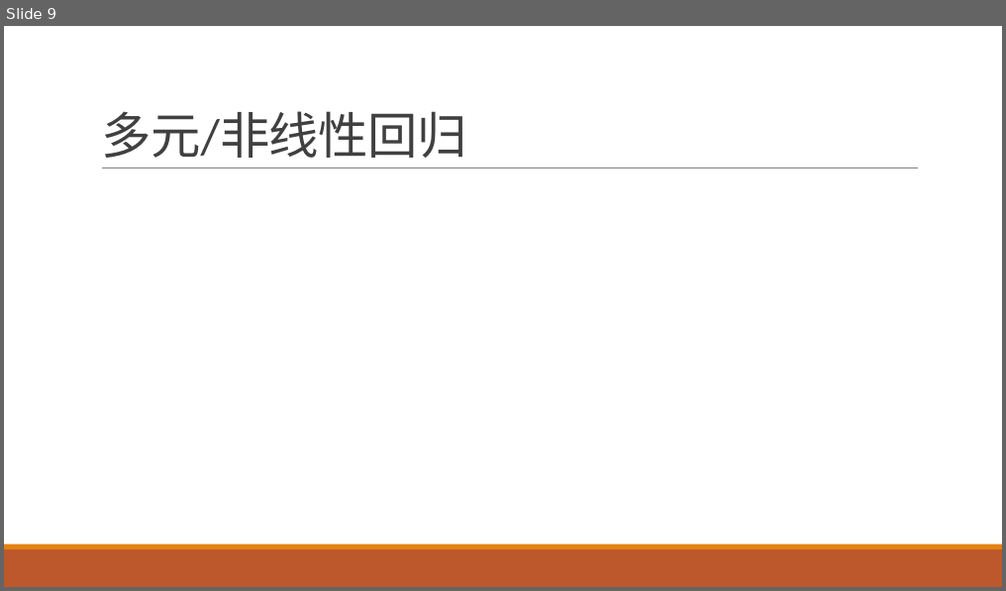
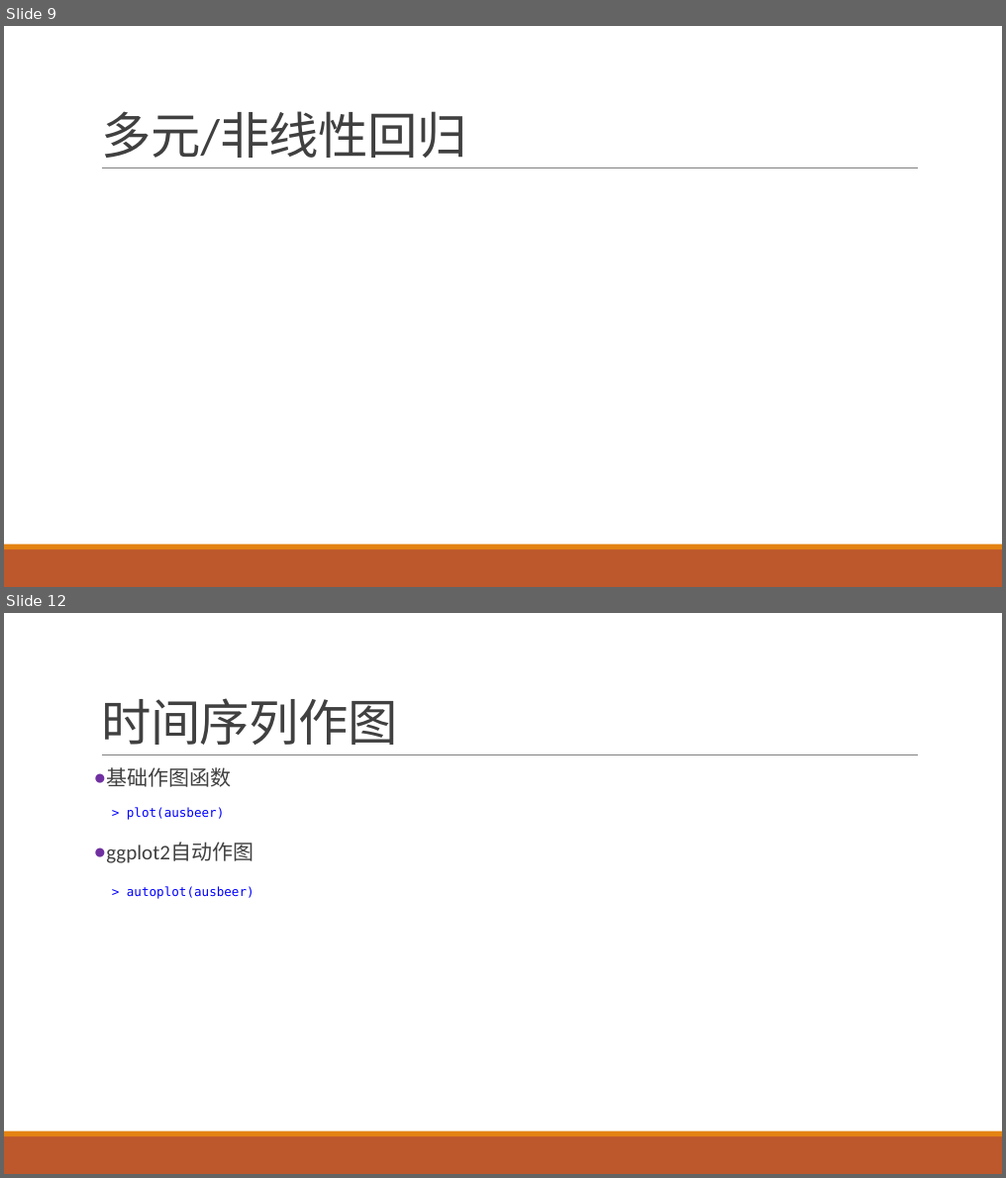
Before and after one commit to exoplanetX/DataAnalytics, a slide deck: 实验-7-预测.pptx. Shown one above the other, each under a label of ours: slide 9 before the commit, slides 9 and 12 after it; the slides between them are not shown. The pictures are 1006x591 and 1006x1178 pixels, drawn with LibreOffice and Linux fonts; fonts in the diff are those of the drawing. Boxes give left, top, right and bottom in pixels: in the first picture for what was removed or moved away, otherwise in the second. Text is boxed around its words. In the diff, an @@ line names an element or a change of style, - is before the commit and + after.

```diff
--- a/实验-7-预测.pptx
+++ b/实验-7-预测.pptx
@@ slide 12 added at (4, 613, 1002, 1174), background #FFFFFF; not listed: 3 template elements that a slide beside it also shows @@
@@ title added at (101, 698, 398, 745), 48 pt, text #404040 @@
+时间序列作图
@@ text added at (106, 767, 253, 863), 20 pt, text #404040 @@
+● 基础作图函数
+● ggplot2自动作图
@@ text added at (127, 807, 225, 820), 12 pt, text #0000FF @@
+> plot(ausbeer)
@@ text added at (127, 886, 254, 899), 12 pt, text #0000FF @@
+> autoplot(ausbeer)
```
Also in this commit, not shown: 2 slides changed, 4 other slides added, 1 slide removed, 1 other file.
